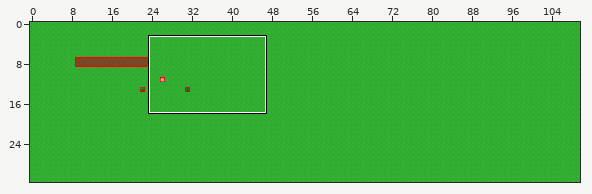
Tiled map, stored at rpgengine/res/testmap.tmx. Above, an overview of the earlier version with the close-up marked.
Close-up. First the earlier version:
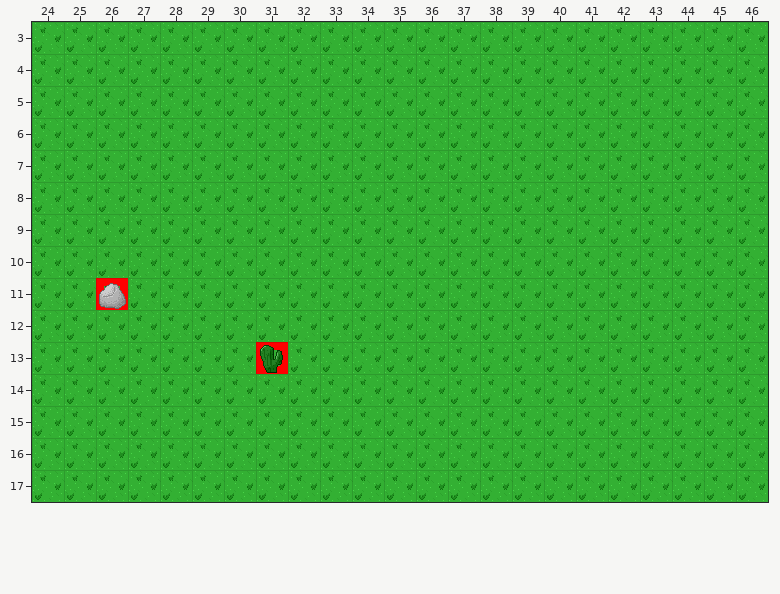
Cells are 32x32 px. Shown: x 24..46, y 3..17. The commit also changed other parts of the map, which this record leaves out.
After:
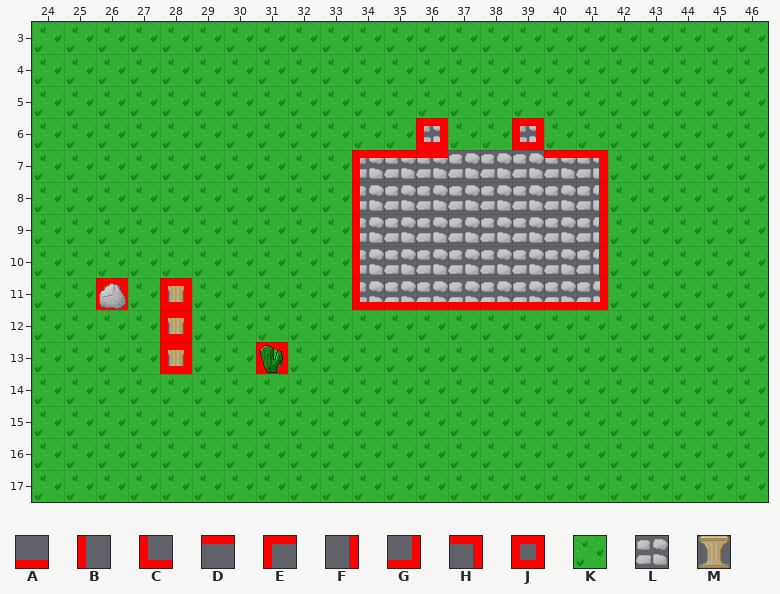
Key: from "collision": A 1, B 2, C 3, D 4, E 6, F 8, G 9, H 12, J 15; from "tileset": K 7, L 33, M 34.
_ is an empty cell.
Diff:
Layer "Tile Layer 1":
y 6: x 36 K -> L; x 39 K -> L
y 7..10: x 34..41 KKKKKKKK -> LLLLLLLL
y 11: x 28 K -> M; x 34..41 KKKKKKKK -> LLLLLLLL
y 12..13: x 28 K -> M
Layer "collision":
y 6: x 36 _ -> J; x 39 _ -> J
y 7: x 34..36 ___ -> EDD; x 40..41 __ -> DH
y 8..10: x 34 _ -> B; x 41 _ -> F
y 11: x 28 _ -> J; x 34..41 ________ -> CAAAAAAG
y 12..13: x 28 _ -> J
Pixel boxes of the changes (left, top, right, bottom) in both close-ups:
changed: (352, 118, 608, 310)
changed: (160, 278, 192, 374)
